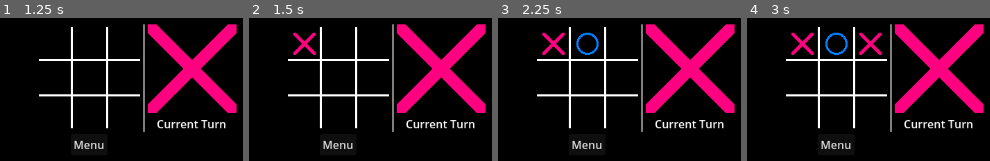
Above: before the commit, frames 1-4 (left to right).
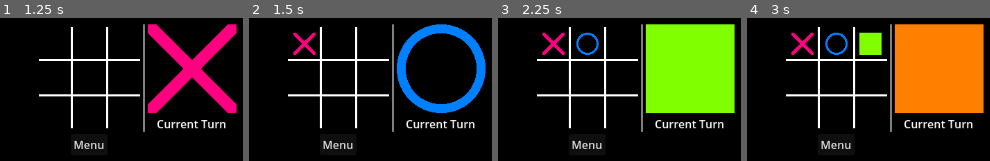
Above: after the commit, the same moments.

Repository: Totobird-Creations/Recursive-Tic-Tac-Toe
Game: Godot game, scene res://board.tscn
Same seed, same stepped clock (60 frames per second), same inputs: the game is played once before the commit and once after it.
Inputs (mouse positions are in pixels of both pictures, inside the frame that each line leads up to):
- Up to frame 1 (1.25 s): click "New Game" at 0.5 s
- Up to frame 2 (1.5 s): click (304, 43) at 1.27 s
- Up to frame 3 (2.25 s): click (587, 43) at 2.02 s
- Up to frame 4 (3 s): click (870, 43) at 2.77 s

Frame 1 is identical in both runs. In frame 2, 14% of the frame differs, in the area x 60-98%, y 4-67%; in frame 3, 23%; in frame 4, 25%, in the area x 46-98%, y 4-67%.

Commit message:
Some changes and bugfixes;

Diff:
--- a/src/board.gd
+++ b/src/board.gd
@@ -20,6 +20,7 @@
 	%board.custom_minimum_size = Vector2.ZERO;
 	%board.size                = Vector2.ZERO;
 	%board.add_child(subboard);
+	%turn_indicator.player = Game.current_player;
 
 
 func _ready() -> void:
@@ -35,6 +36,7 @@
 		subboard.enable_all();
 	else:
 		subboard.set_coordinate_chain(chain, true);
+	%turn_indicator.player = Game.current_player;
 
 
 var panning : bool  = false;
--- a/src/board.tscn
+++ b/src/board.tscn
@@ -121,7 +121,8 @@
 mouse_filter = 2
 alignment = 1
 
-[node name="player_indicator" parent="vbox/area/turn_indicator/hbox/vbox" instance=ExtResource("2_6qbi3")]
+[node name="turn_indicator" parent="vbox/area/turn_indicator/hbox/vbox" instance=ExtResource("2_6qbi3")]
+unique_name_in_owner = true
 custom_minimum_size = Vector2(128, 128)
 layout_mode = 2
 player = 0
--- a/src/game.gd
+++ b/src/game.gd
@@ -7,6 +7,8 @@
 enum Player {
 	Cross,
 	Nought,
+	Triangle,
+	Square,
 	_Max
 };
 var current_player : Player = Player.Cross;
--- a/src/player/indicator.tscn
+++ b/src/player/indicator.tscn
@@ -1,8 +1,10 @@
-[gd_scene load_steps=4 format=3 uid="uid://3diwdin2ymsd"]
+[gd_scene load_steps=6 format=3 uid="uid://3diwdin2ymsd"]
 
 [ext_resource type="PackedScene" uid="uid://bu2nt7eb484cm" path="res://player/cross.tscn" id="1_6gypn"]
 [ext_resource type="Script" path="res://player/indicator.gd" id="1_h2ng2"]
 [ext_resource type="PackedScene" uid="uid://clqbs0vdnjjiv" path="res://player/nought.tscn" id="2_phtfv"]
+[ext_resource type="PackedScene" uid="uid://dioi5kvhyrbmc" path="res://player/triangle.tscn" id="4_xu6d6"]
+[ext_resource type="PackedScene" uid="uid://dt05psvutw0ra" path="res://player/square.tscn" id="5_57fnb"]
 
 [node name="player_indicator" type="MarginContainer"]
 anchors_preset = 15
@@ -22,3 +24,11 @@
 visible = false
 layout_mode = 2
 mouse_filter = 2
+
+[node name="triangle" parent="." instance=ExtResource("4_xu6d6")]
+visible = false
+layout_mode = 2
+
+[node name="square" parent="." instance=ExtResource("5_57fnb")]
+visible = false
+layout_mode = 2
--- /dev/null
+++ b/src/player/square.tscn
@@ -0,0 +1,12 @@
+[gd_scene format=3 uid="uid://dt05psvutw0ra"]
+
+[node name="triangle" type="AspectRatioContainer"]
+modulate = Color(1, 0.5, 0, 1)
+anchors_preset = 15
+anchor_right = 1.0
+anchor_bottom = 1.0
+grow_horizontal = 2
+grow_vertical = 2
+
+[node name="icon" type="ColorRect" parent="."]
+layout_mode = 2
--- /dev/null
+++ b/src/player/triangle.tscn
@@ -0,0 +1,12 @@
+[gd_scene format=3 uid="uid://dioi5kvhyrbmc"]
+
+[node name="triangle" type="AspectRatioContainer"]
+modulate = Color(0.5, 1, 0, 1)
+anchors_preset = 15
+anchor_right = 1.0
+anchor_bottom = 1.0
+grow_horizontal = 2
+grow_vertical = 2
+
+[node name="icon" type="ColorRect" parent="."]
+layout_mode = 2
--- a/src/subboard.gd
+++ b/src/subboard.gd
@@ -57,7 +57,7 @@
 	if (self.has_winner()):
 		return true;
 	if (len(chain) == 0):
-		return self.has_winner();
+		return self.has_winner() || self.pieces.all(func(piece : WinnableElement): piece.has_winner());
 	var piece := self.pieces[chain[0]] as WinnableElement;
 	chain.remove_at(0);
 	return piece.is_won(chain);
